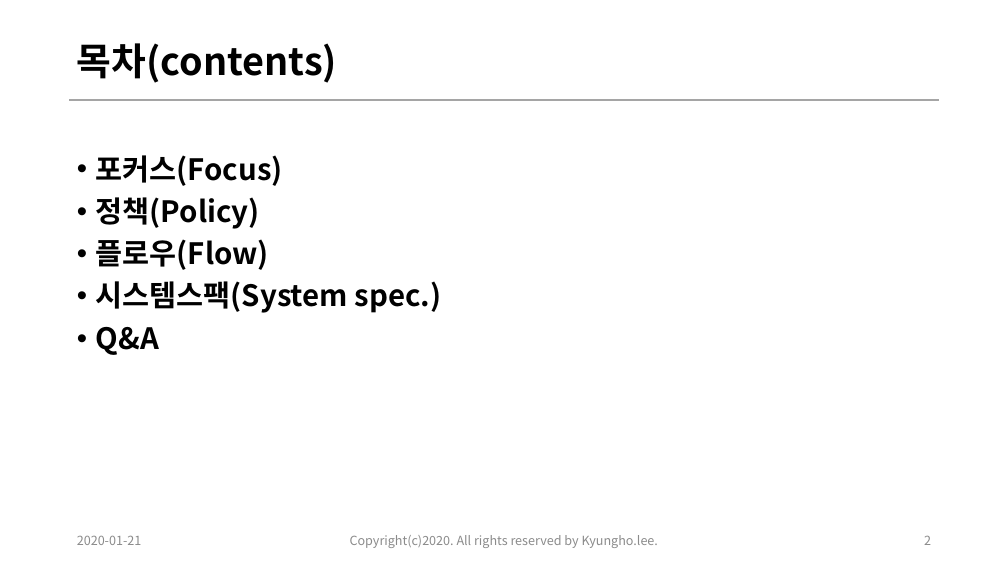
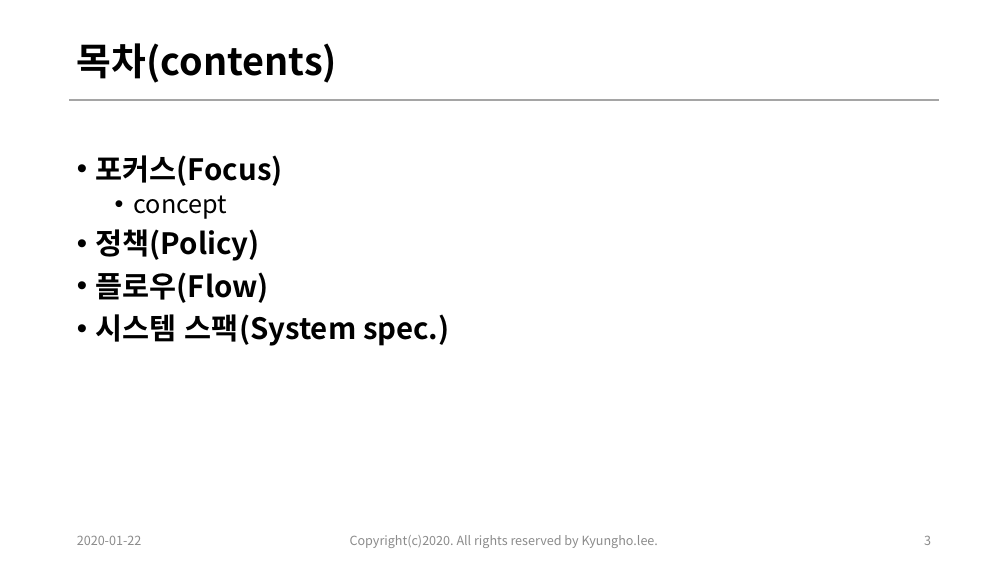
Before and after one commit to kyungho-lee/Multicampus_training, a slide deck: slide 3 of 02.시스템기획/04.skill/[실습_09]20200121_system_design_skill_review_이경호_ver0.1.pptx (slide 2 before the commit). Drawn at 1008x567 pixels with LibreOffice and Linux fonts; fonts in the diff are those of the drawing. Boxes give left, top, right and bottom in pixels: in the first picture for what was removed or moved away, otherwise in the second. Text is boxed around its words. In the diff, an @@ line names an element or a change of style, - is before the commit and + after.

```diff
--- a/02.시스템기획/04.skill/[실습_09]20200121_system_design_skill_review_이경호_ver0.1.pptx
+++ b/02.시스템기획/04.skill/[실습_09]20200121_system_design_skill_review_이경호_ver0.1.pptx
@@ text at box(134, 195, 228, 219): paragraph added @@
+  • concept
@@ text at box(96, 314, 450, 346): text changed @@
-• 시스템스팩(System spec.)
-• Q&A
+• 시스템 스팩(System spec.)
@@ text at box(77, 536, 142, 545): text changed @@
-2020-01-21
+2020-01-22
@@ page number at box(924, 536, 931, 545): text changed @@
-2
+3
```
Also in this commit, not shown: 6 other slides changed, 2 slides added, 7 other files.
